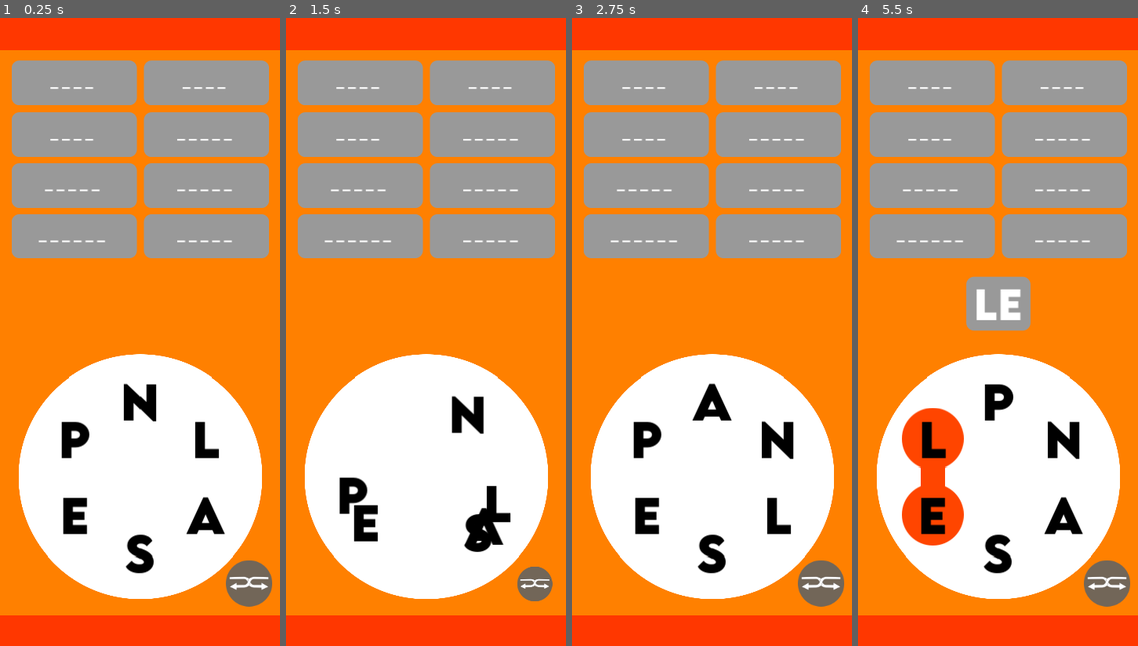
Above: before the commit, frames 1-4 (left to right).
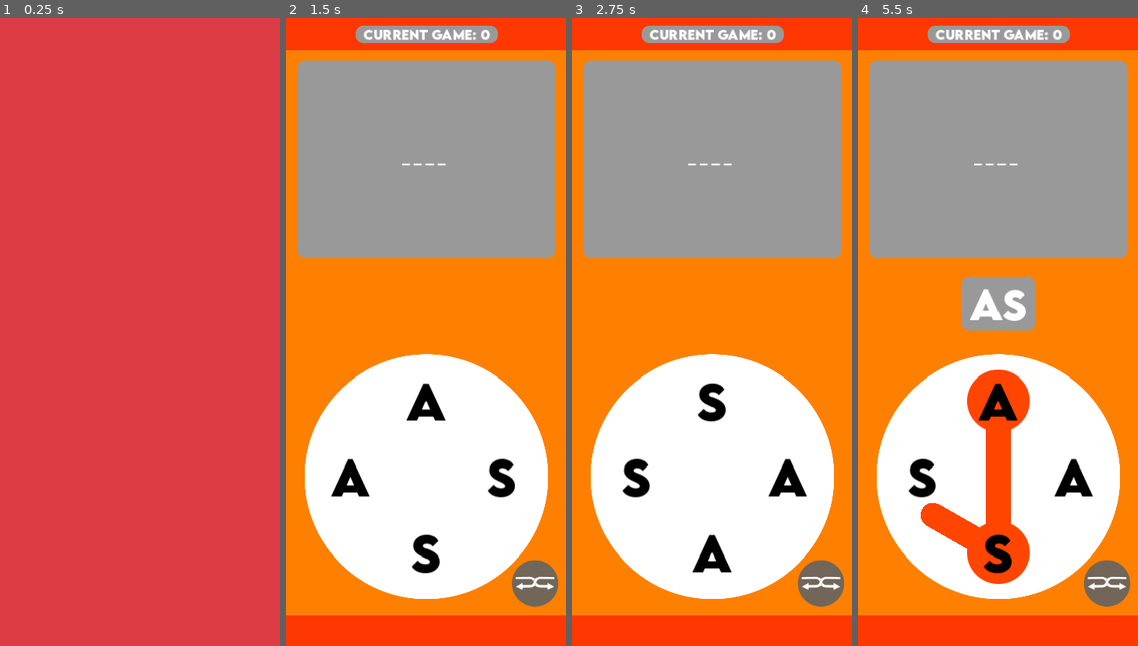
Above: after the commit, the same moments.

Repository: Kimedero/Neno-Play
Game: Godot game, scene res://main_scene.tscn
Same seed, same stepped clock (60 frames per second), same inputs: the game is played once before the commit and once after it.
Inputs (mouse positions are in pixels of both pictures, inside the frame that each line leads up to):
- Up to frame 1 (0.25 s): no input
- Up to frame 2 (1.5 s): click (535, 583) at 0.5 s; click (535, 583) at 1.25 s
- Up to frame 3 (2.75 s): click (821, 583) at 2 s
- Up to frame 4 (5.5 s): tap Enter at 2.75 s; drag from (1062, 438) to (998, 401) at 2.77 s; drag from (998, 401) to (1062, 514) at 3.52 s; move the mouse to (933, 514) at 4.27 s; click (933, 514) at 4.42 s; tap Space at 5 s; drag from (1062, 438) to (933, 514) at 5.02 s

The runs differ from the first frame. In frame 1, 100% of the frame differs, in the area x 0-100%, y 0-100%; in frame 2, 9.8%; in frame 3, 8.9%; in frame 4, 16%.

Commit message:
Transitioning
We can now see a splash screen transition as the game loads
Also, we figured out the way to prepare games and load them easily, while resetting settings between games.
Next we need to figure out how to save settings

Diff:
--- a/main_scene.gd
+++ b/main_scene.gd
@@ -1,5 +1,9 @@
 #@tool
 extends Control
+
+const GAME_MAKER = preload("res://resources/game_maker.tres")
+
+var current_game: int = 0
 
 @onready var formed_word_label: Label = $BottomPart/FormedWordControl/FormedWordLabel
 
@@ -19,7 +23,7 @@
 # we also need a way to save progress
 
 # THE GAME MAKERS
-var actual_letters = "NLASEP"
+var actual_letters = "PANELS"
 @export var number_of_dots: int = 6
 var word_columns: int = 2
 var words_to_find_array: Array = ['PLAN', 'LANE', 'PLEA', 'LANES', 'LEAPS', 'PLANE', 'PLANES',  'PLEAS']
@@ -42,32 +46,21 @@
 var touch_started: bool ## if action to select dot has started
 #var drag_started: bool ## to help display the line_2d
 
-var dictionary_file = "res://Assets/dictionary.txt"
-var kamusi_file = "res://Assets/Kamusi/kamusi_words.txt"
-
+var dictionary_file = "res://assets/dictionary.txt"
+var kamusi_file = "res://assets/Kamusi/kamusi_words.txt"
 
 @onready var shuffle_texture_button: TextureButton = $BottomPart/ShuffleTextureButton
 
+@onready var current_game_label: Label = $UpperPart/CurrentGameLabel
+
+@onready var screen_color_rect: ColorRect = $ScreenColorRect
 
 func _ready() -> void:
-	shuffle_texture_button.button_down.connect(on_shuffle_button_pressed)
-	shuffle_texture_button.pivot_offset = shuffle_texture_button.size * 0.5
-
-	formed_word_label.resized.connect(show_formed_word_label_contents)
-	show_formed_word_label_contents()
-
-	all_words = parse_dictionary()
-	#print(all_words[all_words.size() - 1])
-
-	format_word_grid()
-
-	handling_notches()
-
-	centering_dot_hub()
-	place_dots()
-
-	bonus_word_rich_text_label.scale = Vector2.ZERO
-	already_found_bonus_word_rich_text_label.scale = Vector2.ZERO
+	initialize_game()
+
+	#load_next_game()
+
+	screen_transition()
 
 
 func _input(event: InputEvent) -> void:
@@ -90,6 +83,58 @@
 		display_dot_line()
 
 
+func initialize_game():
+	shuffle_texture_button.button_down.connect(shuffle_dots)
+	shuffle_texture_button.pivot_offset = shuffle_texture_button.size * 0.5
+
+	formed_word_label.resized.connect(show_formed_word_label_contents)
+	show_formed_word_label_contents()
+
+	all_words = parse_dictionary()
+	#print(all_words[all_words.size() - 1])
+
+	handling_notches()
+
+
+func load_next_game():
+	# loading a new game
+	load_new_game_settings()
+	format_word_grid()
+
+	centering_dot_hub()
+	place_dots()
+
+	bonus_word_rich_text_label.scale = Vector2.ZERO
+	already_found_bonus_word_rich_text_label.scale = Vector2.ZERO
+
+	shuffle_dots()
+
+
+func load_new_game_settings():
+	# settings to reset
+	found_words_array.clear()
+	found_bonus_words_array.clear()
+	words_to_find_array.clear()
+
+	#selected_dot_array.clear()
+	dot_transform_dict.clear()
+
+	word_panel_dict.clear()
+
+	# fetching new game settings
+	var game_dict: Dictionary = GAME_MAKER.games
+	if game_dict.has(current_game):
+		var curr_game_settings: Dictionary = game_dict[current_game]
+		print("Current game settings: %s" % [curr_game_settings])
+		current_game_label.text = "Current Game: %s" % [current_game]
+		actual_letters = curr_game_settings.letters
+		number_of_dots = actual_letters.length()
+		word_columns = curr_game_settings.columns
+		words_to_find_array = curr_game_settings.words_to_find
+	else:
+		print("Congrats! You kwinished the game! You're done!")
+
+
 func centering_dot_hub():
 	min_word_circle_position = min(word_circle_texture_rect.size.x, word_circle_texture_rect.size.y)
 	#dot_hub.position = Vector2.ONE * min_word_circle_position * 0.5
@@ -97,6 +142,11 @@
 
 
 func place_dots():
+	# clearing anything that's not a line 2D
+	for child in dot_hub.get_children():
+		if child is not Line2D:
+			child.queue_free()
+
 	for index in number_of_dots:
 		var new_node = Node2D.new()
 		dot_hub.add_child(new_node)
@@ -152,7 +202,10 @@
 				found_words_array.append(formed_word)
 
 				if found_words_array.size() == words_to_find_array.size():
+					current_game += 1
 					print("Congratulations! You finished the game!")
+					screen_transition()
+					#load_next_game()
 			else:
 				look_up_word_in_dictionary(formed_word)
 
@@ -258,7 +311,7 @@
 	return word_arr
 
 
-func on_shuffle_button_pressed():
+func shuffle_dots():
 	# the intention is to shuffle the dot transform dictionary such that dots get shifted to a random position
 	var shuffle_array: Array = dot_transform_dict.keys()
 	shuffle_array.shuffle()
@@ -278,3 +331,19 @@
 	shuffle_press_tween.set_ease(Tween.EASE_IN_OUT)
 	shuffle_press_tween.set_trans(Tween.TRANS_BOUNCE)
 	#print("Shuffle!")
+
+
+func screen_transition():
+	#screen_color_rect.scale = Vector2(0, 1)
+	screen_color_rect.pivot_offset = Vector2(0, size.y * 0.5)
+
+	var screen_transition_tween := create_tween()
+	screen_transition_tween.tween_property(screen_color_rect, "scale:x", 1, 0.8)
+
+	# We wait to cover the screen before loading the next game
+	screen_transition_tween.tween_callback(load_next_game)
+
+	screen_transition_tween.tween_property(screen_color_rect, "pivot_offset", Vector2(size.x, size.y * 0.5), 0.05)
+	screen_transition_tween.tween_property(screen_color_rect, "scale:x", 0, 0.5)
+	screen_transition_tween.set_ease(Tween.EASE_IN_OUT)
+	screen_transition_tween.set_trans(Tween.TRANS_QUINT)
--- a/main_scene.tscn
+++ b/main_scene.tscn
@@ -4,10 +4,10 @@
 [ext_resource type="Script" uid="uid://by2vfsylw04mb" path="res://main_scene.gd" id="2_8mm7a"]
 [ext_resource type="Script" uid="uid://bkpghatcwe0s4" path="res://found_words_grid_container.gd" id="3_hq1ik"]
 [ext_resource type="PackedScene" uid="uid://cw1m6t16es0w1" path="res://letter.tscn" id="4_66tet"]
-[ext_resource type="Texture2D" uid="uid://t1jkrjb6pyo3" path="res://Images/MainDot.svg" id="5_7ycvg"]
+[ext_resource type="Texture2D" uid="uid://t1jkrjb6pyo3" path="res://images/MainDot.svg" id="5_7ycvg"]
 [ext_resource type="FontFile" uid="uid://7cf3304i5wno" path="res://dot/dot_fonts/LEMONMILK-Bold.otf" id="5_hq1ik"]
 [ext_resource type="PackedScene" uid="uid://dref8wox5x8xu" path="res://word/word_panel.tscn" id="5_nfk4m"]
-[ext_resource type="Texture2D" uid="uid://dc1eecyagjclm" path="res://Images/Shuffle.svg" id="8_66tet"]
+[ext_resource type="Texture2D" uid="uid://dc1eecyagjclm" path="res://images/Shuffle.svg" id="8_66tet"]
 
 [sub_resource type="StyleBoxFlat" id="StyleBoxFlat_hq1ik"]
 bg_color = Color(0.962834, 0.390701, 0.288295, 1)
@@ -53,6 +53,21 @@
 mouse_filter = 2
 color = Color(1, 0.215686, 0, 1)
 
+[node name="CurrentGameLabel" type="Label" parent="UpperPart"]
+layout_mode = 1
+anchors_preset = 8
+anchor_left = 0.5
+anchor_top = 0.5
+anchor_right = 0.5
+anchor_bottom = 0.5
+offset_left = -20.0
+offset_top = -11.0
+offset_right = 20.0
+offset_bottom = 11.0
+grow_horizontal = 2
+grow_vertical = 2
+text = "Current Game"
+
 [node name="MiddlePart" type="Control" parent="."]
 layout_mode = 1
 anchor_top = 0.05
@@ -337,3 +352,12 @@
 [/center]"
 horizontal_alignment = 1
 vertical_alignment = 1
+
+[node name="ScreenColorRect" type="ColorRect" parent="."]
+layout_mode = 1
+anchors_preset = 15
+anchor_right = 1.0
+anchor_bottom = 1.0
+grow_horizontal = 2
+grow_vertical = 2
+color = Color(0.866667, 0.235294, 0.266667, 1)
--- /dev/null
+++ b/resources/game_maker.gd
@@ -0,0 +1,7 @@
+extends Resource
+
+var games: Dictionary = {
+	0:{"letters":"Sasa", "words_to_find":["SASA"], "columns":1},
+	1:{"letters":"WHO", "words_to_find":["WHO","HOW"], "columns":1},
+	2:{"letters":"HABARI", "words_to_find":["HABARI","BAHARI","HABA"], "columns":1},
+}
--- /dev/null
+++ b/resources/game_maker.tres
@@ -0,0 +1,6 @@
+[gd_resource type="Resource" load_steps=2 format=3 uid="uid://ggyk0x2r5pug"]
+
+[ext_resource type="Script" uid="uid://cu4vpe2cgw4wt" path="res://resources/game_maker.gd" id="1_bxhu8"]
+
+[resource]
+script = ExtResource("1_bxhu8")
Not shown, changed: export_presets.cfg
Not shown, added: resources/game_maker.gd.uid
